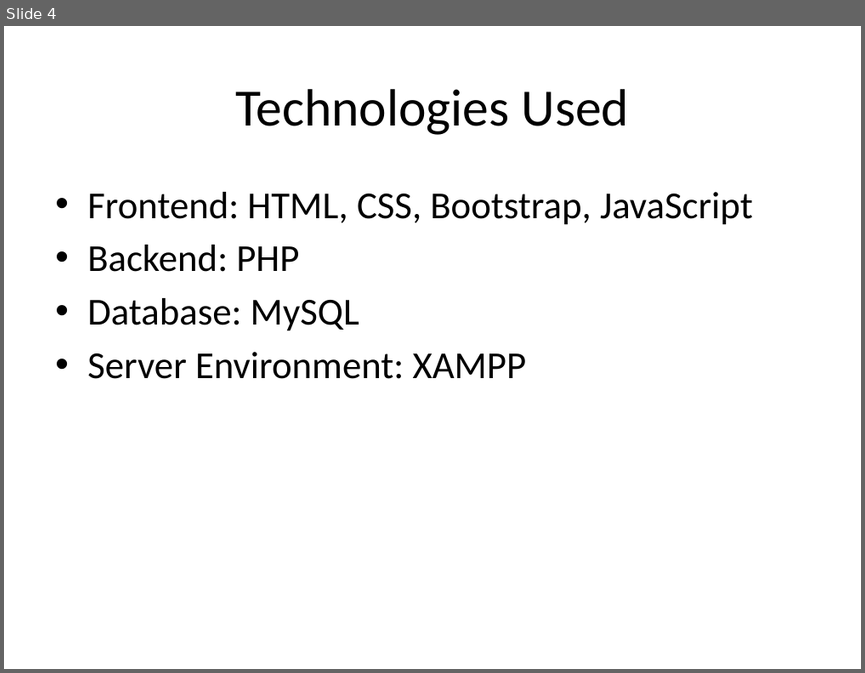
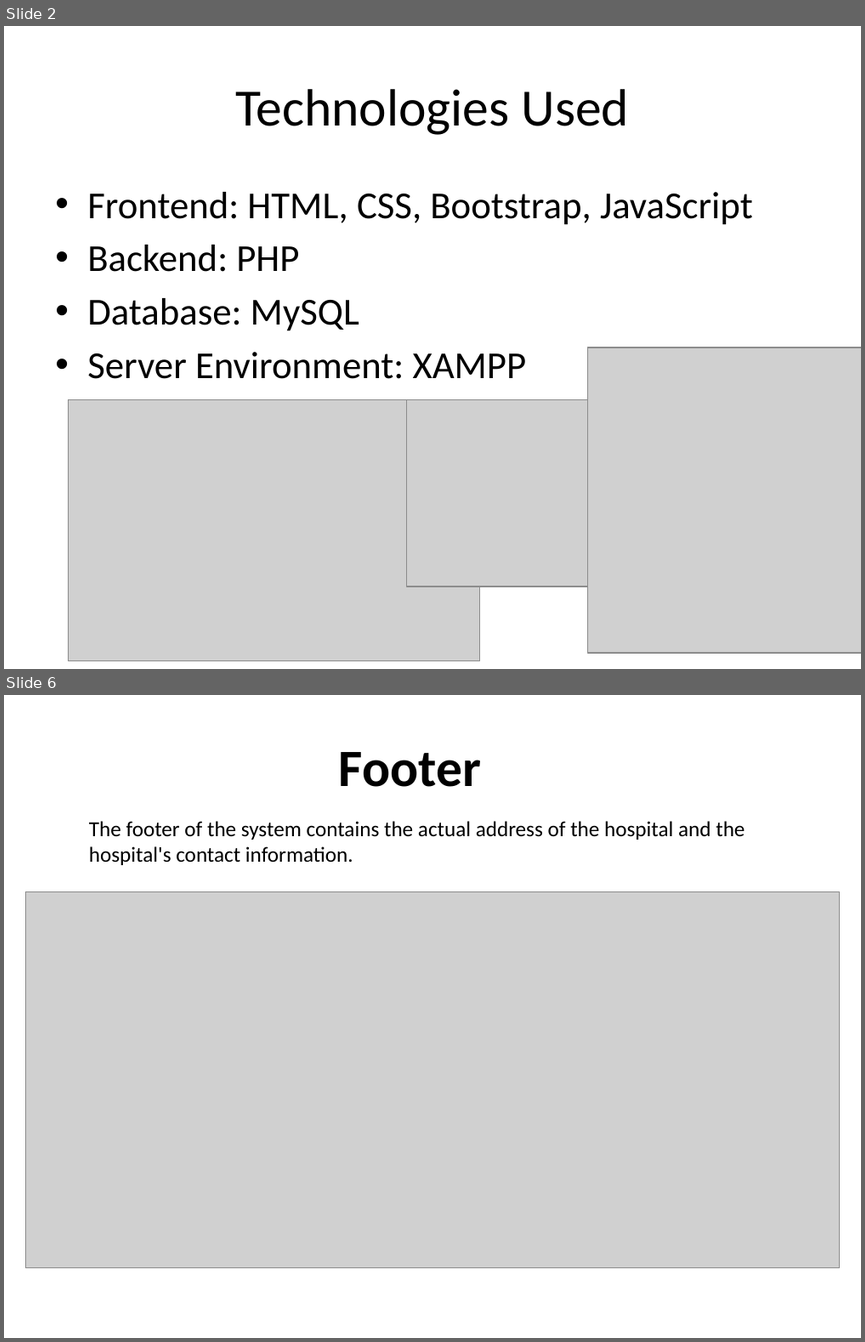
Before and after one commit to Eng-Aadam/Fududeeye-System, a slide deck: Fududeeye(PPT).pptx. Shown one above the other, each under a label of ours: slide 4 before the commit, slides 2 and 6 after it; the slides between them are not shown. The pictures are 865x673 and 865x1342 pixels, drawn with LibreOffice and Linux fonts; fonts in the diff are those of the drawing; grey boxes stand for pictures. Boxes give left, top, right and bottom in pixels: in the first picture for what was removed or moved away, otherwise in the second. Text is boxed around its words. In the diff, an @@ line names an element or a change of style, - is before the commit and + after.

```diff
--- a/Fududeeye(PPT).pptx
+++ b/Fududeeye(PPT).pptx
@@ slide 6 added at (4, 695, 861, 1338), background #FFFFFF @@
@@ title added at (339, 752, 481, 787), 44 pt, text #000000, bold @@
+Footer
@@ text added at (89, 821, 744, 865), 18 pt, text #000000 @@
+The footer of the system contains the actual address of the hospital and the hospital's contact information.
@@ picture added at (25, 891, 840, 1266) @@
@@ what was slide 4 is now slide 2 @@
@@ slide 2 changed as well @@
@@ picture added at (587, 347, 861, 652) @@
@@ picture added at (69, 399, 479, 660) @@
@@ picture added at (407, 399, 739, 585) @@
```
Also in this commit, not shown: 1 other slide changed, 10 other slides added, 9 slides removed.
